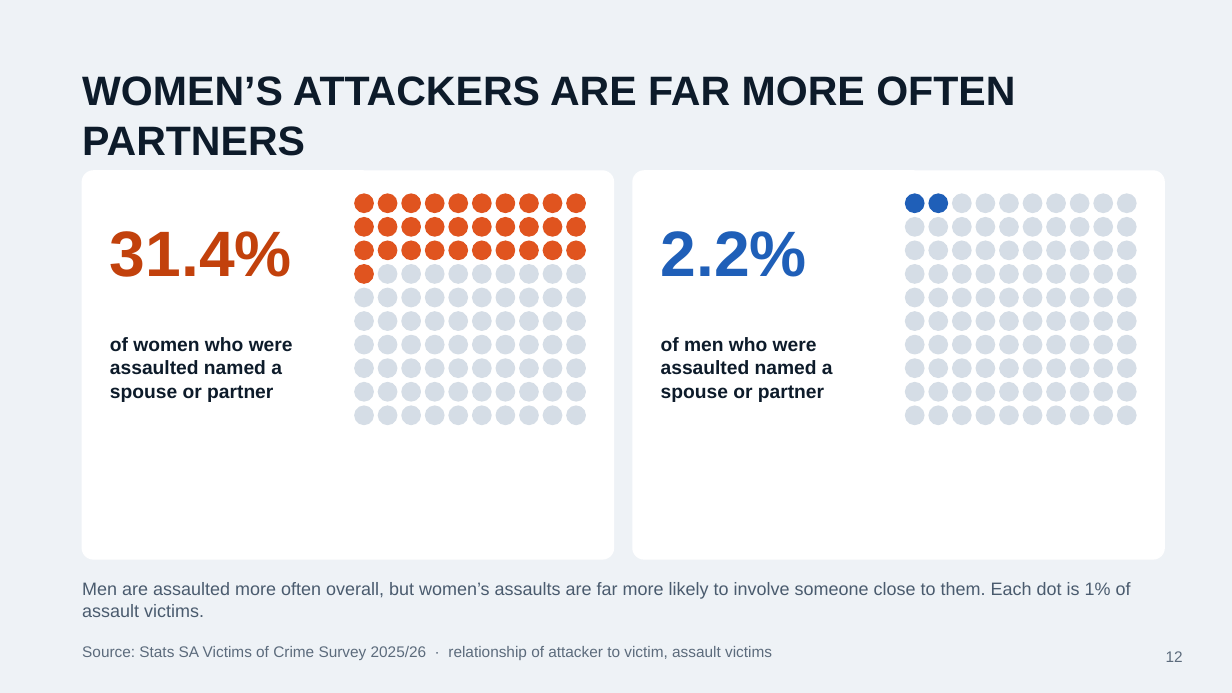
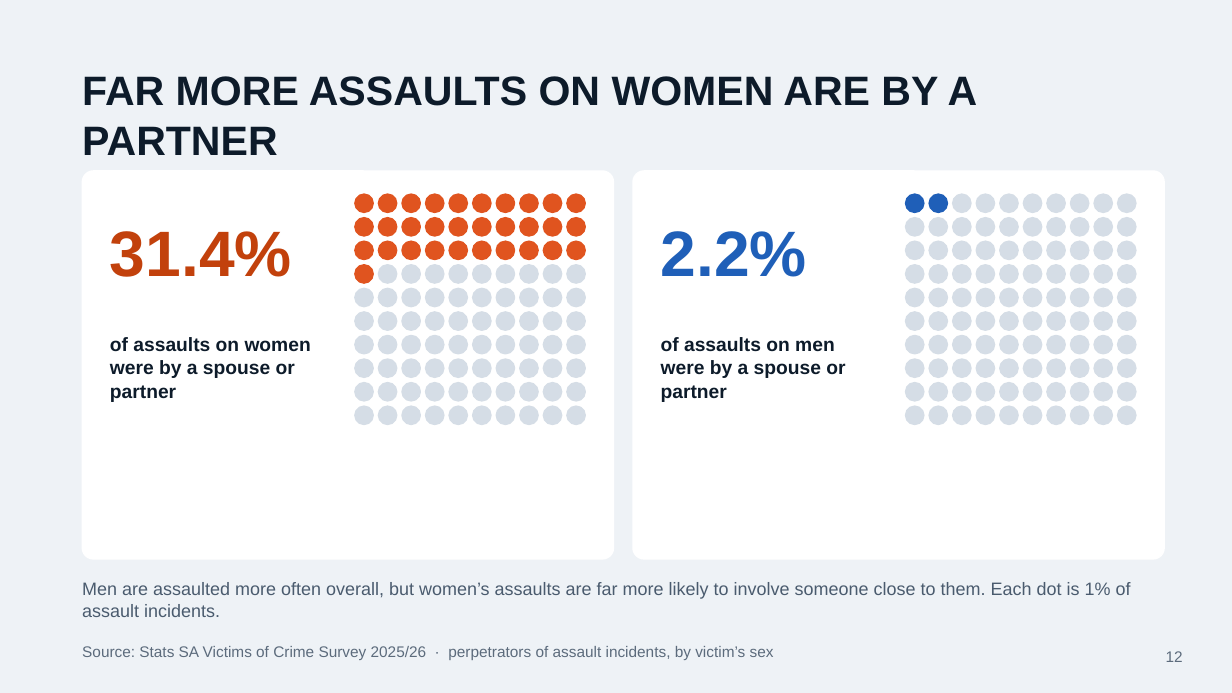
Before and after one commit to Tessie27/saps-dashboard, a slide deck: slide 12 of docs/crime-in-south-africa.pptx. Drawn at 1232x693 pixels with LibreOffice and Linux fonts; fonts in the diff are those of the drawing. Boxes give left, top, right and bottom in pixels: in the first picture for what was removed or moved away, otherwise in the second. Text is boxed around its words. In the diff, an @@ line names an element or a change of style, - is before the commit and + after.

```diff
--- a/docs/crime-in-south-africa.pptx
+++ b/docs/crime-in-south-africa.pptx
@@ text at (82,76,978,155): text changed @@
-WOMEN’S ATTACKERS ARE FAR MORE OFTEN PARTNERS
+FAR MORE ASSAULTS ON WOMEN ARE BY A PARTNER
@@ text at (110,337,311,402): text changed @@
-of women who were assaulted named a spouse or partner
+of assaults on women were by a spouse or partner
@@ text at (661,337,845,402): text changed @@
-of men who were assaulted named a spouse or partner
+of assaults on men were by a spouse or partner
@@ text at (82,582,1131,617): text changed @@
-Men are assaulted more often overall, but women’s assaults are far more likely to involve someone close to them. Each dot is 1% of assault victims.
+Men are assaulted more often overall, but women’s assaults are far more likely to involve someone close to them. Each dot is 1% of assault incidents.
@@ text at (82,646,774,660): text changed @@
-Source: Stats SA Victims of Crime Survey 2025/26 · relationship of attacker to victim, assault victims
+Source: Stats SA Victims of Crime Survey 2025/26 · perpetrators of assault incidents, by victim’s sex
```
Also in this commit, not shown: 6 other files.
